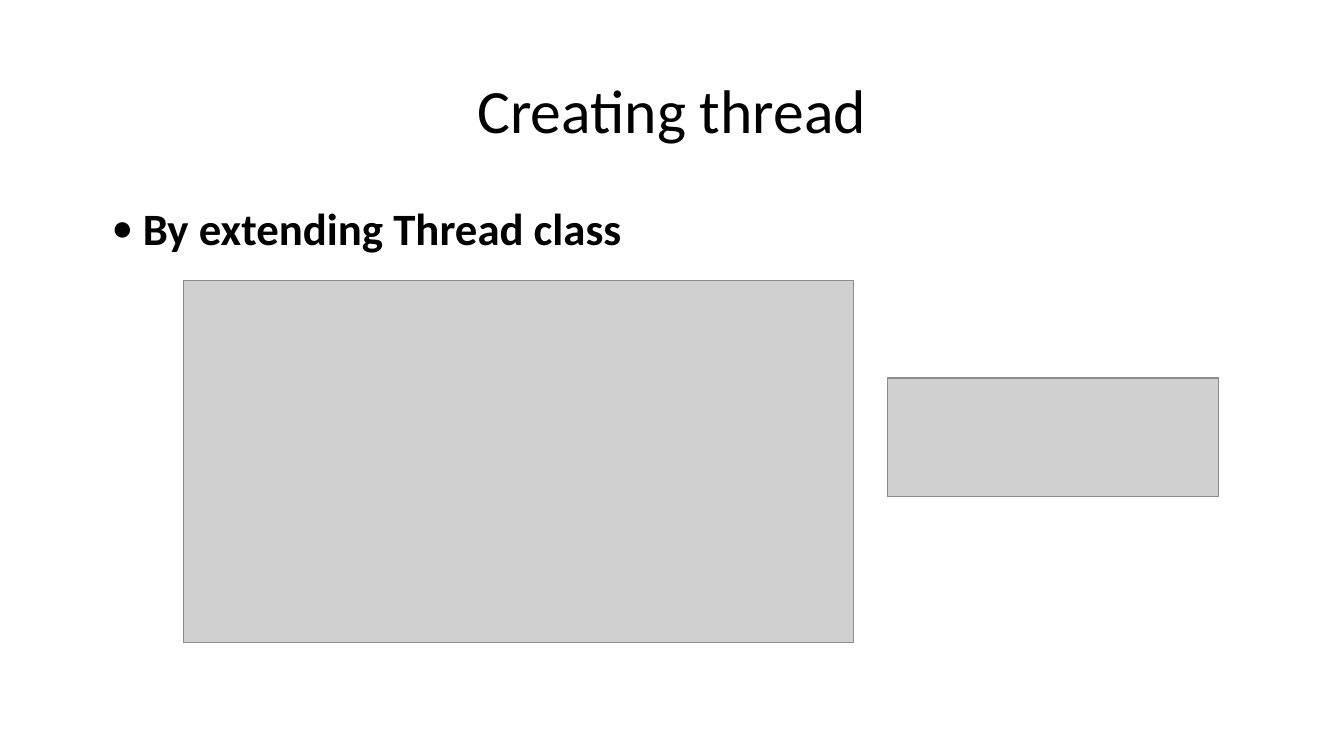
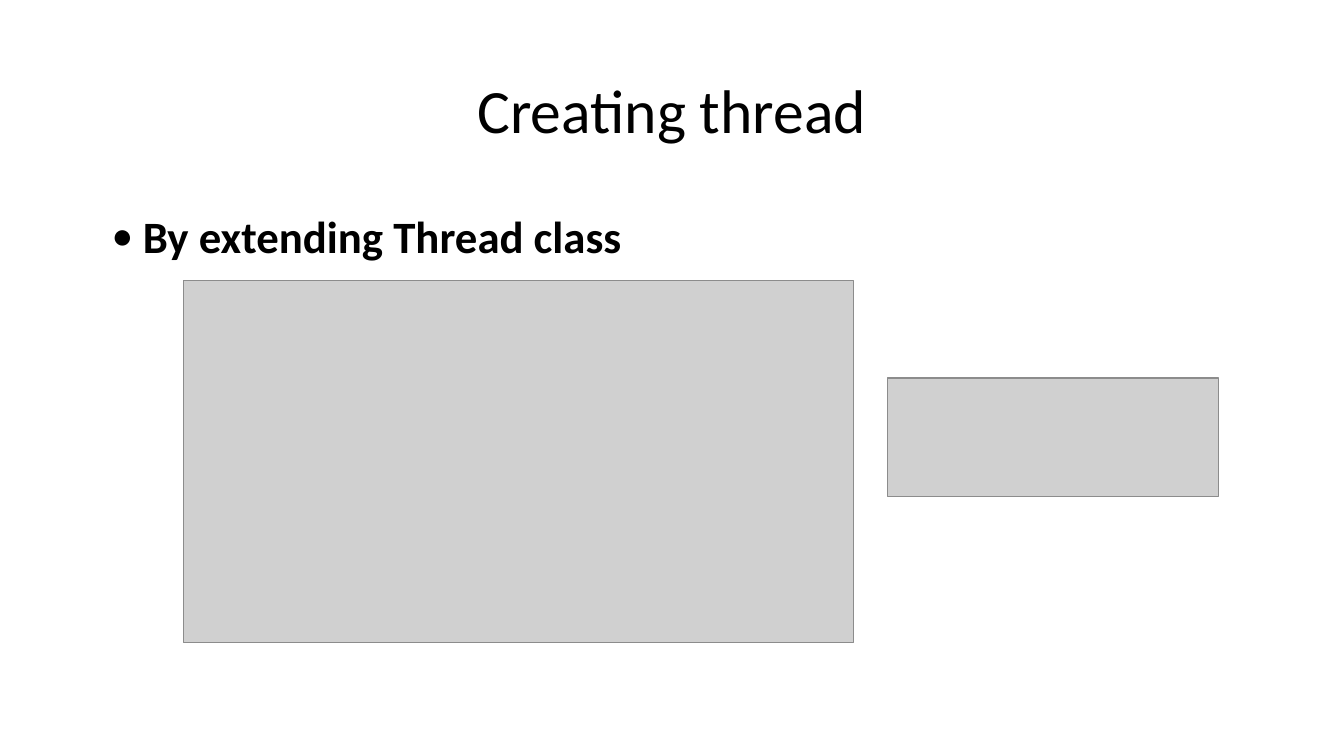
Before and after one commit to Tejas-Santosh-Nalawade/Wipro_Java_Certification, a slide deck: slide 10 of PPT/Multithreading.pptx. Drawn at 1344x756 pixels with LibreOffice and Linux fonts; fonts in the diff are those of the drawing; grey boxes stand for pictures. Boxes give left, top, right and bottom in pixels: in the first picture for what was removed or moved away, otherwise in the second. Text is boxed around its words. In the diff, an @@ line names an element or a change of style, - is before the commit and + after.

```diff
--- a/PPT/Multithreading.pptx
+++ b/PPT/Multithreading.pptx
@@ text "By extending Thread class": place and size @@
-text "By extending Thread class" at bbox=[143, 213, 622, 253]
+text "By extending Thread class" at bbox=[143, 221, 622, 261]
```
Also in this commit, not shown: 33 other files.
